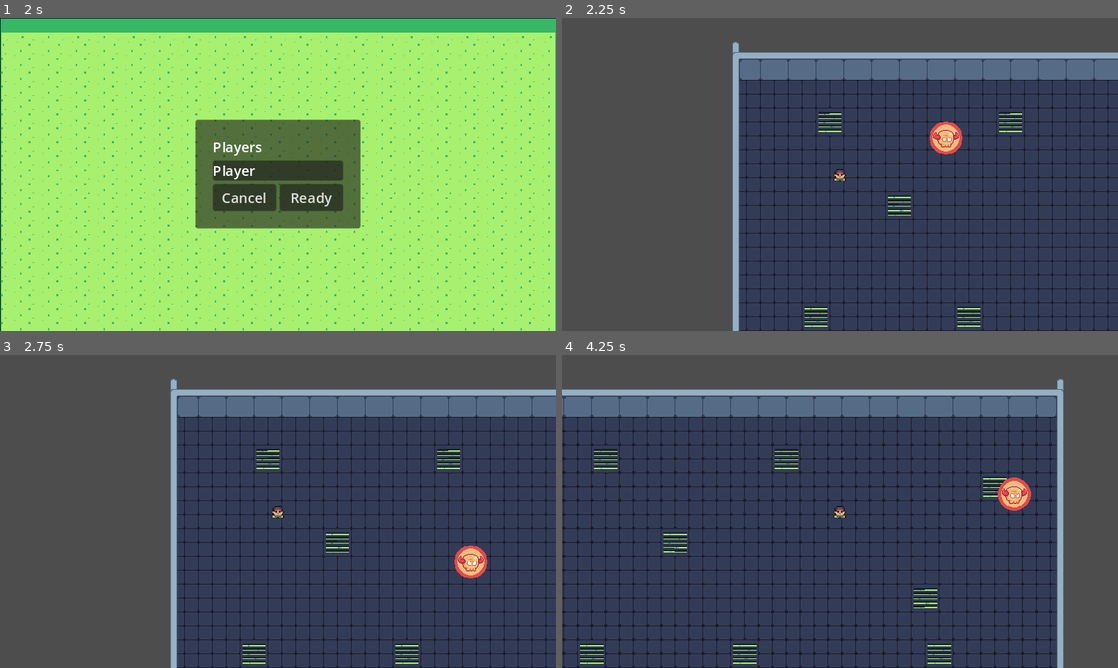
Above: before the commit, frames 1-4 (two rows, left to right).
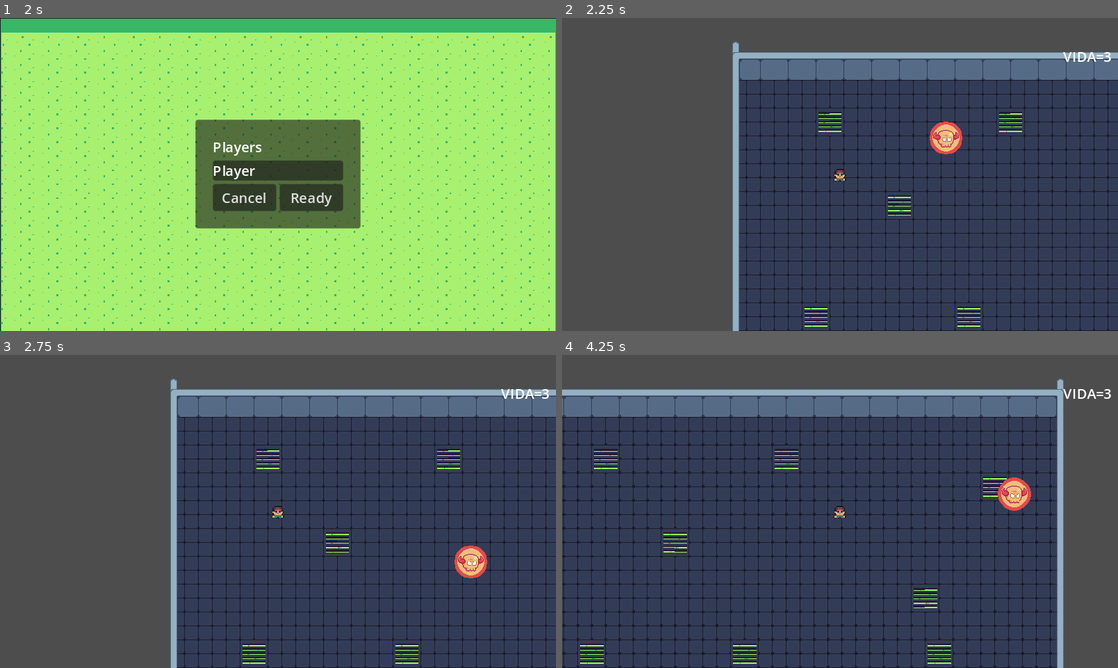
Above: after the commit, the same moments.

Repository: JorgeAraya99/Ultimate-Dodgeball
Game: Godot game, scene res://scenes/MainMenu.tscn
Same seed, same stepped clock (60 frames per second), same inputs: the game is played once before the commit and once after it.
Inputs:
- Up to frame 1 (2 s): click "Play" at 0.5 s; click "Host" at 1.25 s
- Up to frame 2 (2.25 s): click "Ready" at 2 s
- Up to frame 3 (2.75 s): no input
- Up to frame 4 (4.25 s): tap Enter (ui_accept) at 2.75, 3.02, 3.77 s; hold D (move_right) from 2.78 s (still down); tap Space (dash) at 2.85, 3.6 s

Frame 1 is identical in both runs. In frame 2, 0.1% of the frame differs, in the area x 90-99%, y 10-14%; in frame 3, 0.1%; in frame 4, 0.2%, in the area x 78-99%, y 10-49%.
Error in both runs: Cannot call method 'get_unique_id' on a null value. (res://scenes/lobby.gd:92)

Commit message:
HUD con vidas, colision con balon y descuento de vidas

Diff:
--- a/game/scenes/Camera2D.gd
+++ b/game/scenes/Camera2D.gd
@@ -1,14 +1,23 @@
 extends Camera2D
 
 var  target_player = null
-
+var  target_vida
 var target
 # Called when the node enters the scene tree for the first time.
+
+#func _on_vida_cambiada(nueva_vida):
+#	$HUD/Label.text = str(nueva_vida)
+
 func _ready():
 	target_player = Global.player_master
+	#print("Esto es en camara" + str(target_vida))
+	#print("Esto es un print desde camara" + str(target_player.get_node()))
+	#target_player.connect("vida_cambiada", self, "_on_vida_cambiada()")
 
 
 func _process(_delta):
 	if Global.player_master != null:
 		global_position = Global.player_master.global_position
+		target_vida = Global.player_master_vida
+		$HUD/Label.text = "VIDA=" + str(target_vida)
 # Called every frame. 'delta' is the elapsed time since the previous frame.
--- a/game/scenes/ball.tscn
+++ b/game/scenes/ball.tscn
@@ -1,7 +1,10 @@
-[gd_scene load_steps=5 format=3 uid="uid://bey32kpestb5n"]
+[gd_scene load_steps=6 format=3 uid="uid://bey32kpestb5n"]
 
 [ext_resource type="Script" path="res://scenes/ball.gd" id="1_4i7ww"]
 [ext_resource type="Texture2D" uid="uid://cc5mh74srlgu6" path="res://assets/Skull/Idle 1 (52x54).png" id="2_gdcg7"]
+
+[sub_resource type="CircleShape2D" id="CircleShape2D_q0ay6"]
+radius = 19.0
 
 [sub_resource type="CircleShape2D" id="CircleShape2D_ylji7"]
 radius = 19.0
@@ -12,7 +15,16 @@
 properties/0/sync = true
 
 [node name="Ball" type="CharacterBody2D"]
+collision_layer = 2
+collision_mask = 2
 script = ExtResource("1_4i7ww")
+
+[node name="Balon" type="Area2D" parent="."]
+collision_layer = 2
+collision_mask = 2
+
+[node name="CollisionShape2D" type="CollisionShape2D" parent="Balon"]
+shape = SubResource("CircleShape2D_q0ay6")
 
 [node name="CollisionShape2D" type="CollisionShape2D" parent="."]
 shape = SubResource("CircleShape2D_ylji7")
--- a/game/scenes/main.tscn
+++ b/game/scenes/main.tscn
@@ -916,15 +916,23 @@
 
 [node name="Pared_Vertical2" parent="." instance=ExtResource("5_s8axu")]
 position = Vector2(640, 180)
+collision_layer = 3
+collision_mask = 3
 
 [node name="Pared_Vertical" parent="." instance=ExtResource("5_s8axu")]
 position = Vector2(8, 180)
+collision_layer = 3
+collision_mask = 3
 
 [node name="Pared_Horizontal" parent="." instance=ExtResource("4_ohsnj")]
-position = Vector2(320, 344)
+position = Vector2(323, 344)
+collision_layer = 3
+collision_mask = 3
 
 [node name="Pared_Horizontal2" parent="." instance=ExtResource("6_hf214")]
 position = Vector2(320, 16)
+collision_layer = 3
+collision_mask = 3
 
 [node name="Players" type="Node2D" parent="."]
 
@@ -942,3 +950,12 @@
 [node name="Camera2D" type="Camera2D" parent="."]
 process_callback = 0
 script = ExtResource("8_ql7xy")
+
+[node name="HUD" type="CanvasLayer" parent="Camera2D"]
+
+[node name="Label" type="Label" parent="Camera2D/HUD"]
+offset_left = 508.0
+offset_top = 33.0
+offset_right = 633.0
+offset_bottom = 56.0
+horizontal_alignment = 2
--- a/game/scenes/player.gd
+++ b/game/scenes/player.gd
@@ -40,6 +40,7 @@
 
 @onready var dash_timer: Timer = $dashTimer
 @onready var dash_cooldown: Timer = $dashCooldown
+@onready var COLISSION = $CollisionShape2D
 
 var NORMALSPEED : float = 150
 var DASHSPEED : float = 500
@@ -47,6 +48,8 @@
 var dashdirection = Vector2()
 var DASHCOOLDOWNDUR : float = 4
 var lookdirection = "front"
+
+
 
 var VIDA = 3
 
@@ -67,12 +70,22 @@
 	set_multiplayer_authority(id)
 	name = str(id)
 
+#func _on_Area2D_area_exited(area):
+#	if area.get_name() == "Ball":
+#		VIDA -= 1
+#		print("Vida total es " + str(VIDA))
+
+func _on_area_2d_area_entered(area):
+	if area.get_name() == "Balon" and is_multiplayer_authority() and VIDA > 0:
+		VIDA -= 1
+		print("Vida total es " + str(VIDA))
+
 func _physics_process(_delta)  -> void:
 
 	if is_multiplayer_authority():
-
+		Global.player_master_vida = VIDA
+		#print("La vida global del player es " + str(Global.player_master_vida))
 		set_motion_mode(1)
-
 		var input_direction = Vector2(Input.get_action_strength("move_right") - Input.get_action_strength("move_left"),Input.get_action_strength("move_down") - Input.get_action_strength("move_up"))
 		if input_direction.length() > 1 : input_direction = input_direction.normalized()
 		if input_direction.y < 0:
@@ -80,13 +93,11 @@
 		else:
 			player_animation.play("idle_front")
 
-		if false: #Checkeo de impacto con el balon
-			VIDA -= 1
 
-		#if VIDA < 1: #manejar derrota del player
-		#	pass
+		#if VIDA == 0:
+		#	COLISSION.disabled == true
 
-		if Input.is_action_just_pressed("dash") and is_dashcooldown_down() and VIDA>1:
+		if Input.is_action_just_pressed("dash") and is_dashcooldown_down():
 			dashdirection = input_direction
 			start_dash(DASHDURATION)
 			start_dashcooldown(DASHCOOLDOWNDUR)
@@ -94,7 +105,8 @@
 		var SPEED = DASHSPEED if is_dashing() else NORMALSPEED
 		velocity = dashdirection * SPEED if is_dashing() else input_direction * SPEED
 
-		move_and_slide()
+		if VIDA >0:
+			move_and_slide()
 
 		rpc("send_position", global_position)
 
--- a/game/scenes/player.tscn
+++ b/game/scenes/player.tscn
@@ -1,7 +1,11 @@
-[gd_scene load_steps=7 format=3 uid="uid://b68wgany2pver"]
+[gd_scene load_steps=8 format=3 uid="uid://b68wgany2pver"]
 
 [ext_resource type="Texture2D" uid="uid://ndy5nswnb7ne" path="res://assets/characters/spritesheets/1 idle.png" id="1_j3uvv"]
 [ext_resource type="Script" path="res://scenes/player.gd" id="1_xqqn5"]
+
+[sub_resource type="CapsuleShape2D" id="CapsuleShape2D_yfoxf"]
+radius = 7.0
+height = 18.0
 
 [sub_resource type="CapsuleShape2D" id="CapsuleShape2D_5lo1r"]
 radius = 8.0
@@ -46,7 +50,14 @@
 
 [node name="CharacterBody2D" type="CharacterBody2D"]
 script = ExtResource("1_xqqn5")
-metadata/_edit_group_ = true
+
+[node name="Area2D" type="Area2D" parent="."]
+collision_layer = 0
+collision_mask = 2
+
+[node name="CollisionShape2D" type="CollisionShape2D" parent="Area2D"]
+position = Vector2(0, 2)
+shape = SubResource("CapsuleShape2D_yfoxf")
 
 [node name="CollisionShape2D" type="CollisionShape2D" parent="."]
 position = Vector2(0, 5)
@@ -69,3 +80,5 @@
 
 [node name="dashCooldown" type="Timer" parent="."]
 one_shot = true
+
+[connection signal="area_entered" from="Area2D" to="." method="_on_area_2d_area_entered"]
--- a/game/scripts/Global.gd
+++ b/game/scripts/Global.gd
@@ -1,7 +1,7 @@
 extends Node
 
 var  player_master =null
-
+var  player_master_vida = 0
 # Called when the node enters the scene tree for the first time.
 func _ready():
 	pass # Replace with function body.
